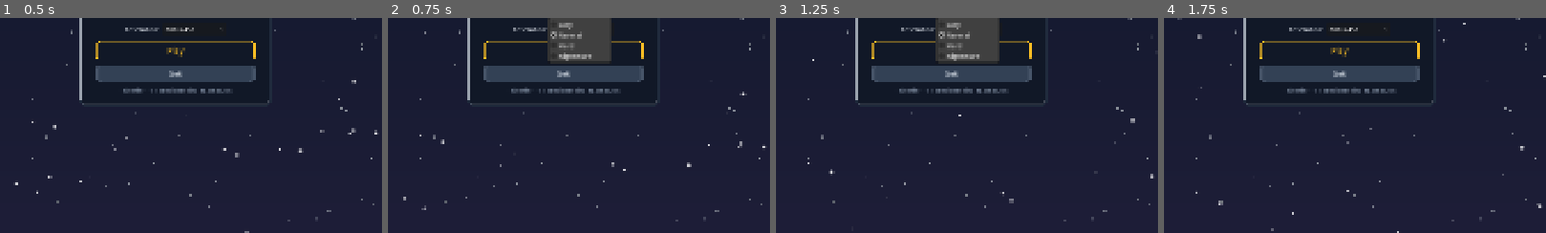
Above: before the commit, frames 1-4 (left to right).
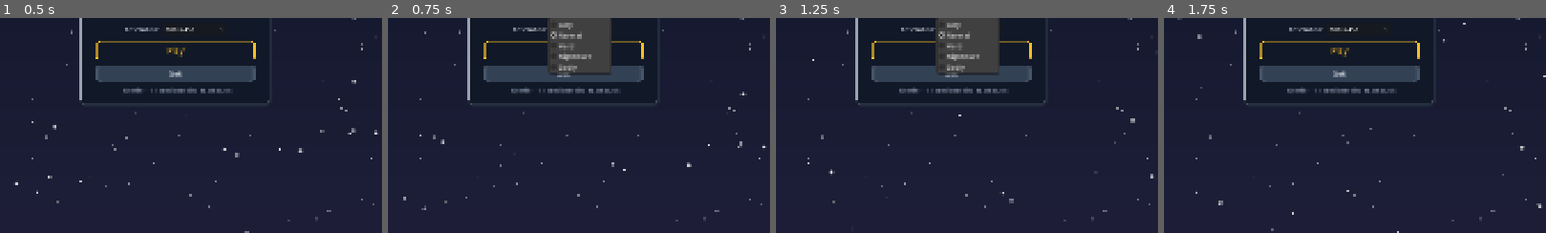
Above: after the commit, the same moments.

Repository: SZaidi00/mine-attack
Game: Godot game, scene res://scenes/ui/main_menu.tscn
The game is run twice, just before and just after one commit, with the same random seed, the same clock (stepped at 60 frames per second) and the same inputs.
Inputs:
- Up to frame 1 (0.5 s): no input
- Up to frame 2 (0.75 s): click "Normal" at 0.5 s
- Up to frame 3 (1.25 s): no input
- Up to frame 4 (1.75 s): click "Normal" at 1.25 s
The pictures show only the part of the screen within x 27-77%, y 50-100%; the shares and areas given below are measured in that part.

Frame 1 is identical in both runs. In frame 2, 0.6% of the frame differs, in the area x 41-59%, y 16-27%; in frame 3, 0.6%; in frame 4, nothing differs.

Commit message:
ai updates

Diff:
--- a/scripts/autoload/constants.gd
+++ b/scripts/autoload/constants.gd
@@ -276,6 +276,11 @@
 const ENEMY_DECISION_INTERVAL: float = 2.0
 const ENEMY_AGGRESSION_INTERVAL: float = 10.0
 const ENEMY_ATTACK_WAVE_INTERVAL: float = 18.0
+# Smart-behavior tuning (gated by the difficulty "smarts" tier — see
+# GameManager.DIFFICULTY_MODIFIERS).
+const ENEMY_HARASS_INTERVAL: float = 20.0  # seconds between miner-raid attempts
+const ENEMY_WOUNDED_HP_RATIO: float = 0.3  # fighters below this HP fraction retreat to heal
+const ENEMY_COUNTERATTACK_DROP: int = 3  # player fighter losses per sample that open a counter-attack window
 
 # ─── AI DIFFICULTY ───
 # The DIFFICULTY_MODIFIERS table lives in game_manager.gd (keyed by
--- a/scripts/autoload/game_manager.gd
+++ b/scripts/autoload/game_manager.gd
@@ -1,21 +1,28 @@
 extends Node
 
 enum Team { PLAYER, ENEMY }
-enum Difficulty { EASY, NORMAL, HARD, NIGHTMARE }
+enum Difficulty { EASY, NORMAL, HARD, NIGHTMARE, GODLY }
 
-# AI difficulty modifiers, keyed by Difficulty. Fair-play rule: multipliers
-# modify rates, never rules — the AI uses identical unit stats and population
-# cap at every difficulty.
+# AI difficulty modifiers, keyed by Difficulty. Fair-play rule (EASY through
+# NIGHTMARE): multipliers modify rates, never rules — the AI uses identical
+# unit stats and population cap. GODLY deliberately abandons fair play: it
+# gets every smart behavior plus openly stacked rates (double income, 40%
+# faster training, near-constant aggression) to win by any means.
 #   coin:          multiplier on AI deposit income.
 #   train_time:    multiplier on AI training durations (lower = faster).
 #   upgrade_speed: multiplier on the AI economy decision rate.
 #   push_ratio / defend_ratio: fighter-count ratios for the aggression level.
 #   retaliation:   chance a damaged AI sieger peels off to fight back.
+#   smarts:        behavior tier (0-3) gating the AI's smart behaviors —
+#                  1: focus-fire defense + wounded retreat,
+#                  2: + counter-attack windows + miner harassment,
+#                  3: + counter-composition army mix.
 const DIFFICULTY_MODIFIERS: Dictionary = {
-	Difficulty.EASY: { "coin": 0.8, "train_time": 1.0, "upgrade_speed": 0.7, "push_ratio": 2.0, "defend_ratio": 0.75, "retaliation": 0.25 },
-	Difficulty.NORMAL: { "coin": 1.0, "train_time": 1.0, "upgrade_speed": 1.0, "push_ratio": 1.5, "defend_ratio": 0.5, "retaliation": 0.5 },
-	Difficulty.HARD: { "coin": 1.2, "train_time": 0.9, "upgrade_speed": 1.2, "push_ratio": 1.3, "defend_ratio": 0.4, "retaliation": 0.7 },
-	Difficulty.NIGHTMARE: { "coin": 1.5, "train_time": 0.8, "upgrade_speed": 1.5, "push_ratio": 1.1, "defend_ratio": 0.25, "retaliation": 0.9 },
+	Difficulty.EASY: { "coin": 0.8, "train_time": 1.0, "upgrade_speed": 0.7, "push_ratio": 2.0, "defend_ratio": 0.75, "retaliation": 0.25, "smarts": 0 },
+	Difficulty.NORMAL: { "coin": 1.0, "train_time": 1.0, "upgrade_speed": 1.0, "push_ratio": 1.5, "defend_ratio": 0.5, "retaliation": 0.5, "smarts": 1 },
+	Difficulty.HARD: { "coin": 1.2, "train_time": 0.9, "upgrade_speed": 1.2, "push_ratio": 1.3, "defend_ratio": 0.4, "retaliation": 0.7, "smarts": 2 },
+	Difficulty.NIGHTMARE: { "coin": 1.5, "train_time": 0.8, "upgrade_speed": 1.5, "push_ratio": 1.1, "defend_ratio": 0.25, "retaliation": 0.9, "smarts": 3 },
+	Difficulty.GODLY: { "coin": 2.0, "train_time": 0.6, "upgrade_speed": 2.0, "push_ratio": 1.0, "defend_ratio": 0.15, "retaliation": 1.0, "smarts": 3 },
 }
 
 const COLOR_PLAYER: Color = Color("#3B82F6")
@@ -113,3 +120,8 @@
 ## Per-hit chance a damaged AI sieger retaliates (see unit._maybe_retaliate).
 func get_ai_retaliation_chance() -> float:
 	return get_difficulty_modifiers().retaliation
+
+
+## AI behavior tier (0-3) gating the smart behaviors in AIController.
+func get_ai_smarts() -> int:
+	return int(get_difficulty_modifiers().smarts)
--- a/scripts/controllers/ai_controller.gd
+++ b/scripts/controllers/ai_controller.gd
@@ -17,6 +17,12 @@
 var _attack_interval: float = _Constants.ENEMY_ATTACK_WAVE_INTERVAL
 var _aggression_tick: float = 0.0
 var _aggression_interval: float = _Constants.ENEMY_AGGRESSION_INTERVAL
+# Smart-behavior ticks (gated by the difficulty "smarts" tier).
+var _tactics_tick: float = 0.0
+var _harass_tick: float = 0.0
+# Player fighter count at the previous aggression sample; a sharp drop opens
+# a counter-attack window (smarts >= 2).
+var _last_player_fighters: int = -1
 
 var _aggression_level: String = "balanced"  # "defend", "balanced", "push"
 
@@ -48,6 +54,18 @@
 	if _aggression_tick >= _aggression_interval:
 		_aggression_tick = 0.0
 		_update_aggression_level()
+
+	var smarts: int = GameManager.get_ai_smarts()
+	if smarts >= 1:
+		_tactics_tick += delta
+		if _tactics_tick >= 1.0:
+			_tactics_tick = 0.0
+			_retreat_wounded()
+	if smarts >= 2:
+		_harass_tick += delta
+		if _harass_tick >= _Constants.ENEMY_HARASS_INTERVAL:
+			_harass_tick = 0.0
+			_run_harassment()
 
 	_defend_building()
 	_apply_aggression_behavior()
@@ -119,9 +137,11 @@
 
 ## Picks the fighter type furthest below its target share of the army that the
 ## budget affords, so the AI trains a combined-arms force per _ARMY_MIX.
+## Smarts tier 3 counter-picks the player's composition (_effective_army_mix).
 func _pick_fighter_to_train(budget: int) -> String:
+	var mix: Dictionary = _effective_army_mix() if GameManager.get_ai_smarts() >= 3 else _ARMY_MIX
 	var counts: Dictionary = {}
-	for unit_id in _ARMY_MIX:
+	for unit_id in mix:
 		counts[unit_id] = 0
 	var total: int = 0
 	for unit in get_tree().get_nodes_in_group(team_name()):
@@ -132,17 +152,45 @@
 				total += 1
 	var best: String = ""
 	var best_deficit: float = 0.0
-	for unit_id in _ARMY_MIX:
+	for unit_id in mix:
 		if _Constants.COSTS[unit_id] > budget:
 			continue
 		# Score against a floor of a 10-unit army so the first picks already
 		# follow the mix instead of training one of each.
-		var desired: float = _ARMY_MIX[unit_id] * maxf(10.0, float(total))
+		var desired: float = mix[unit_id] * maxf(10.0, float(total))
 		var deficit: float = desired - counts[unit_id]
 		if deficit > best_deficit:
 			best_deficit = deficit
 			best = unit_id
 	return best
+
+
+## Army mix for training, counter-picked against the player's composition
+## (smarts tier 3 only): dragons punish an army light on archers/wizards
+## (the only units that can hurt flyers), and ranged units punish a
+## melee-heavy army by kiting it.
+func _effective_army_mix() -> Dictionary:
+	var mix: Dictionary = _ARMY_MIX.duplicate()
+	var player_counts: Dictionary = { "swordsman": 0, "archer": 0, "wizard": 0, "dragon": 0 }
+	var total: int = 0
+	var other_team_name: String = "player" if team == GameManager.Team.ENEMY else "enemy"
+	for unit in get_tree().get_nodes_in_group(other_team_name):
+		if not unit.data.is_fighter or unit._state == Unit.State.DEAD:
+			continue
+		var unit_id: String = unit.data.unit_name.to_lower()
+		if player_counts.has(unit_id):
+			player_counts[unit_id] += 1
+			total += 1
+	if total < 3:
+		return mix  # too early to read a composition
+	var anti_air_share: float = float(player_counts["archer"] + player_counts["wizard"]) / float(total)
+	if anti_air_share < 0.3:
+		mix["dragon"] = _ARMY_MIX["dragon"] * 3.0
+	if float(player_counts["swordsman"]) / float(total) > 0.5:
+		mix["swordsman"] = _ARMY_MIX["swordsman"] - 0.15
+		mix["archer"] = _ARMY_MIX["archer"] + 0.1
+		mix["wizard"] = _ARMY_MIX["wizard"] + 0.05
+	return mix
 
 
 ## Next research to buy, by priority: sonar first (revealed ore shortens
@@ -216,8 +264,9 @@
 ## Group attack: the army holds at home until it reaches critical mass
 ## (_wave_threshold), then everyone free moves out together. Launching
 ## stragglers the moment they spawned is what made the old AI feed one
-## swordsman at a time.
-func _launch_wave_if_ready() -> void:
+## swordsman at a time. threshold_override replaces the computed threshold
+## (used by the counter-attack window to strike with whatever is gathered).
+func _launch_wave_if_ready(threshold_override: int = -1) -> void:
 	var target: Node2D = _get_enemy_building()
 	if target == null:
 		return
@@ -231,7 +280,8 @@
 		# free surface fighters get the wave order.
 		if (unit._state == Unit.State.IDLE or unit._state == Unit.State.MOVE) and not unit.is_underground:
 			free_fighters.append(unit)
-	if total < _wave_threshold(target):
+	var threshold: int = threshold_override if threshold_override >= 0 else _wave_threshold(target)
+	if total < threshold:
 		return
 	for unit in free_fighters:
 		unit.attack_building(target)
@@ -262,11 +312,57 @@
 		if not unit.data.is_fighter:
 			continue
 		if unit._state == Unit.State.IDLE or unit._state == Unit.State.MOVE:
-			# Each defender picks its own nearest threat so the defense spreads
-			# damage instead of overkill-focusing a single intruder.
-			var threat: Unit = _nearest_enemy_unit(unit.global_position, 500)
+			var threat: Unit = _pick_defense_target(unit)
 			if threat != null:
 				unit.attack_unit(threat)
+
+
+## Which intruder a defender engages. Smarts tier 0 keeps the legacy behavior
+## (each defender picks its own nearest threat so the defense spreads damage).
+## Tier 1+ scores by hp_fraction * 1000 + distance and takes the minimum, so
+## the defense focuses fire to finish wounded enemies first, with distance as
+## the tiebreak to still spread across multiple intruders.
+func _pick_defense_target(defender: Unit) -> Unit:
+	if GameManager.get_ai_smarts() < 1:
+		return _nearest_enemy_unit(defender.global_position, 500)
+	var best: Unit = null
+	var best_score: float = INF
+	var other_team_name: String = "player" if team == GameManager.Team.ENEMY else "enemy"
+	for unit in get_tree().get_nodes_in_group(other_team_name):
+		if unit._state == Unit.State.DEAD:
+			continue
+		var d: float = unit.global_position.distance_to(defender.global_position)
+		if d > 500.0:
+			continue
+		var hp_fraction: float = float(unit.hp) / maxf(1.0, float(unit.data.max_hp))
+		var score: float = hp_fraction * 1000.0 + d
+		if score < best_score:
+			best_score = score
+			best = unit
+	return best
+
+
+## Smarts tier 1+: pull fighters under ENEMY_WOUNDED_HP_RATIO back to the base
+## so out-of-combat regen (unit.gd) heals them instead of feeding them into
+## losing fights. Never retreats while the base itself is under attack (the
+## defense needs every body), and leaves units already near home alone.
+## Healed fighters go IDLE at base and are swept into the next wave/defense.
+func _retreat_wounded() -> void:
+	if GameManager.get_ai_smarts() < 1:
+		return
+	var building: Node2D = _get_building()
+	if building == null:
+		return
+	if _nearest_enemy_unit(building.global_position, 450) != null:
+		return  # base under attack: hold the line, no retreats
+	for unit in get_tree().get_nodes_in_group(team_name()):
+		if not unit.data.is_fighter or unit._state == Unit.State.DEAD:
+			continue
+		if unit.hp >= int(float(unit.data.max_hp) * _Constants.ENEMY_WOUNDED_HP_RATIO):
+			continue
+		if unit.global_position.distance_to(building.global_position) <= 400.0:
+			continue  # already home (or close enough to heal in safety)
+		unit.garrison_home()
 
 
 func _update_aggression_level() -> void:
@@ -292,6 +388,15 @@
 		_aggression_level = "defend"
 	else:
 		_aggression_level = "balanced"
+
+	# Counter-attack window (smarts tier 2+): if the enemy just lost several
+	# fighters since the last sample, strike immediately with whatever is
+	# gathered instead of waiting out the wave timer — the enemy is at its
+	# weakest right after losing a fight.
+	if GameManager.get_ai_smarts() >= 2 and _last_player_fighters >= 0:
+		if _last_player_fighters - their_fighters >= _Constants.ENEMY_COUNTERATTACK_DROP:
+			_launch_wave_if_ready(4)
+	_last_player_fighters = their_fighters
 
 
 func _apply_aggression_behavior() -> void:
@@ -314,6 +419,49 @@
 					continue
 				if unit.global_position.distance_to(building.global_position) > 450.0:
 					unit.garrison_home()
+
+
+## Smarts tier 2+: send up to 2 free fighters to kill enemy miners caught on
+## the surface (combat can't cross layers, so only deposit-trip miners are
+## valid targets). Raiding the economy forces the enemy to defend instead of
+## turtling safely underground. Never runs while defending, and never strips
+## the wave below critical mass. Raiders in ATTACK are ignored by the wave and
+## defense logic (both only command IDLE/MOVE units); when their target dies
+## they go IDLE and are re-swept naturally.
+func _run_harassment() -> void:
+	if GameManager.get_ai_smarts() < 2:
+		return
+	if _aggression_level == "defend":
+		return
+	var target_building: Node2D = _get_enemy_building()
+	if target_building == null:
+		return
+	var free_fighters: Array = []
+	var total: int = 0
+	for unit in get_tree().get_nodes_in_group(team_name()):
+		if not unit.data.is_fighter or unit._state == Unit.State.DEAD:
+			continue
+		total += 1
+		if (unit._state == Unit.State.IDLE or unit._state == Unit.State.MOVE) and not unit.is_underground:
+			free_fighters.append(unit)
+	if total < _wave_threshold(target_building) + 2:
+		return
+	# Exposed enemy miners, nearest to our base first (shortest raid trip).
+	var building: Node2D = _get_building()
+	if building == null:
+		return
+	var other_team_name: String = "player" if team == GameManager.Team.ENEMY else "enemy"
+	var exposed_miners: Array = []
+	for unit in get_tree().get_nodes_in_group(other_team_name):
+		if unit.data.is_miner and unit._state != Unit.State.DEAD and not unit.is_underground:
+			exposed_miners.append(unit)
+	if exposed_miners.is_empty():
+		return
+	exposed_miners.sort_custom(func(a: Unit, b: Unit) -> bool:
+		return a.global_position.distance_squared_to(building.global_position) \
+			< b.global_position.distance_squared_to(building.global_position))
+	for i in range(mini(2, free_fighters.size())):
+		(free_fighters[i] as Unit).attack_unit(exposed_miners.front())
 
 
 func _attempt_wall_breach() -> void:
--- /dev/null
+++ b/tests/test_ai_smarts.gd
@@ -0,0 +1,231 @@
+extends GutTest
+
+# AI smarts: the difficulty "smarts" tier gates behavior quality (rates stay
+# fair-play below GODLY). Tier 1 = focus-fire defense + wounded retreat,
+# tier 2 = + counter-attack windows + miner harassment, tier 3 = +
+# counter-composition army mix. GODLY gets everything plus stacked rates.
+
+const PLAYER: int = 0
+const ENEMY: int = 1
+
+var _main: Node
+var _units: Node
+var _ai: Node
+
+
+func before_all() -> void:
+	# Deterministic map: Constants.DEBUG is off (so GridWorld doesn't seed
+	# itself), but the tests assert against specific layouts.
+	seed(12345)
+	_main = load("res://scenes/main.tscn").instantiate()
+	get_tree().root.add_child(_main)
+	get_tree().current_scene = _main
+	_units = _main.get_node("Units")
+	_ai = _main.get_node("AIController")
+
+
+func after_all() -> void:
+	# Free immediately, not queue_free(): a queued free could still be pending
+	# when the next test script instantiates its own main.tscn and every
+	# hard-coded /root/Main lookup would break.
+	_main.free()
+
+
+func before_each() -> void:
+	EconomyManager.reset()
+	ResearchManager.reset()
+
+
+func after_each() -> void:
+	# GameManager is an autoload: never leak a difficulty choice into the
+	# next test script.
+	GameManager.set_difficulty(GameManager.Difficulty.NORMAL)
+
+
+func _spawn_unit(tres_path: String, team: int, pos: Vector2) -> Node2D:
+	var unit: Node2D = load("res://scenes/unit.tscn").instantiate()
+	unit.set("data", load(tres_path).duplicate(true))
+	unit.set("team", team)
+	unit.position = pos
+	_units.add_child(unit)
+	autofree(unit)
+	return unit
+
+
+func _spawn_fighter(team: int, pos: Vector2) -> Node2D:
+	return _spawn_unit("res://scripts/resources/units/swordsman.tres", team, pos)
+
+
+func _building_for(team: int) -> Node2D:
+	for b in get_tree().get_nodes_in_group("buildings"):
+		if b.get("team") == team:
+			return b
+	return null
+
+
+# ─── Focus-fire defense (smarts >= 1) ───
+
+func test_defense_easy_picks_nearest_threat() -> void:
+	GameManager.set_difficulty(GameManager.Difficulty.EASY)
+	var defender: Node2D = _spawn_fighter(ENEMY, Vector2(700, 16))
+	var near_full: Node2D = _spawn_fighter(PLAYER, Vector2(640, 16))
+	var far_wounded: Node2D = _spawn_fighter(PLAYER, Vector2(400, 16))
+	far_wounded.hp = int(far_wounded.data.max_hp * 0.1)
+	_ai._defend_building()
+	assert_eq(defender.get("_target_unit"), near_full, "tier 0 defense must pick the nearest threat")
+
+
+func test_defense_normal_focuses_wounded_threat() -> void:
+	GameManager.set_difficulty(GameManager.Difficulty.NORMAL)
+	var defender: Node2D = _spawn_fighter(ENEMY, Vector2(700, 16))
+	_spawn_fighter(PLAYER, Vector2(640, 16))  # nearer, but full HP
+	var far_wounded: Node2D = _spawn_fighter(PLAYER, Vector2(400, 16))
+	far_wounded.hp = int(far_wounded.data.max_hp * 0.1)
+	_ai._defend_building()
+	assert_eq(defender.get("_target_unit"), far_wounded, "tier 1+ defense must focus-fire the wounded intruder")
+
+
+# ─── Wounded retreat (smarts >= 1) ───
+
+func test_wounded_fighter_retreats_when_base_safe() -> void:
+	GameManager.set_difficulty(GameManager.Difficulty.NORMAL)
+	var fighter: Node2D = _spawn_fighter(ENEMY, Vector2(0, 16))  # 960px from home
+	fighter.hp = int(fighter.data.max_hp * 0.2)
+	_ai._retreat_wounded()
+	assert_eq(fighter._state, Unit.State.MOVE, "wounded fighter must be ordered home")
+	var building: Node2D = _building_for(ENEMY)
+	assert_lt(fighter.get("_post_point").distance_to(building.global_position), 400.0,
+		"retreat must set the standing point at the home base")
+
+
+func test_wounded_fighter_holds_when_base_under_attack() -> void:
+	GameManager.set_difficulty(GameManager.Difficulty.NORMAL)
+	var fighter: Node2D = _spawn_fighter(ENEMY, Vector2(0, 16))
+	fighter.hp = int(fighter.data.max_hp * 0.2)
+	_spawn_fighter(PLAYER, Vector2(700, 16))  # intruder next to the enemy base
+	_ai._retreat_wounded()
+	assert_eq(fighter._state, Unit.State.IDLE, "no retreats while the base needs every defender")
+
+
+func test_wounded_retreat_skipped_on_easy() -> void:
+	GameManager.set_difficulty(GameManager.Difficulty.EASY)
+	var fighter: Node2D = _spawn_fighter(ENEMY, Vector2(0, 16))
+	fighter.hp = int(fighter.data.max_hp * 0.2)
+	_ai._retreat_wounded()
+	assert_eq(fighter._state, Unit.State.IDLE, "tier 0 never retreats")
+
+
+# ─── Miner harassment (smarts >= 2) ───
+
+func test_harassment_raids_exposed_surface_miners() -> void:
+	GameManager.set_difficulty(GameManager.Difficulty.HARD)
+	_ai._aggression_level = "balanced"  # wave threshold 7, raid needs 9 fighters
+	var raiders: Array = []
+	for i in range(9):
+		raiders.append(_spawn_fighter(ENEMY, Vector2(700 + i * 8, 16)))
+	var miner: Node2D = _spawn_unit("res://scripts/resources/units/miner.tres", PLAYER, Vector2(600, 16))
+	_ai._run_harassment()
+	var hunting: int = 0
+	for r in raiders:
+		if r.get("_target_unit") == miner:
+			hunting += 1
+	assert_eq(hunting, 2, "two raiders must be sent after the exposed miner")
+
+
+func test_harassment_skipped_on_easy() -> void:
+	GameManager.set_difficulty(GameManager.Difficulty.EASY)
+	_ai._aggression_level = "balanced"
+	for i in range(9):
+		_spawn_fighter(ENEMY, Vector2(700 + i * 8, 16))
+	_spawn_unit("res://scripts/resources/units/miner.tres", PLAYER, Vector2(600, 16))
+	_ai._run_harassment()
+	for unit in get_tree().get_nodes_in_group("enemy"):
+		if unit.data.is_fighter:
+			assert_null(unit.get("_target_unit"), "tier 0/1 never raids the economy")
+
+
+func test_harassment_ignores_underground_miners() -> void:
+	GameManager.set_difficulty(GameManager.Difficulty.HARD)
+	_ai._aggression_level = "balanced"
+	for i in range(9):
+		_spawn_fighter(ENEMY, Vector2(700 + i * 8, 16))
+	var miner: Node2D = _spawn_unit("res://scripts/resources/units/miner.tres", PLAYER, Vector2(600, 16))
+	miner.is_underground = true
+	_ai._run_harassment()
+	for unit in get_tree().get_nodes_in_group("enemy"):
+		if unit.data.is_fighter:
+			# Other surface miners (e.g. the starting crew) may legitimately be
+			# raided — the assertion is that the underground one never is.
+			assert_ne(unit.get("_target_unit"), miner, "combat cannot cross layers — underground miners are safe from raids")
+
+
+# ─── Counter-attack window (smarts >= 2) ───
+
+func test_counterattack_launches_after_enemy_losses() -> void:
+	GameManager.set_difficulty(GameManager.Difficulty.HARD)
+	var fighters: Array = []
+	for i in range(5):
+		fighters.append(_spawn_fighter(ENEMY, Vector2(700 + i * 8, 16)))
+	for i in range(5):
+		_spawn_fighter(PLAYER, Vector2(-600 - i * 8, 16))
+	# The previous sample saw 8 player fighters; now 5 -> drop of 3 opens the
+	# window, launching with override threshold 4 (below the balanced 7).
+	_ai._last_player_fighters = 8
+	_ai._update_aggression_level()
+	var player_building: Node2D = _building_for(PLAYER)
+	for f in fighters:
+		assert_eq(f.get("_target_building"), player_building, "a sharp enemy loss must trigger an immediate counter-attack")
+
+
+func test_no_counterattack_without_losses() -> void:
+	GameManager.set_difficulty(GameManager.Difficulty.HARD)
+	var fighters: Array = []
+	for i in range(5):
+		fighters.append(_spawn_fighter(ENEMY, Vector2(700 + i * 8, 16)))
+	for i in range(5):
+		_spawn_fighter(PLAYER, Vector2(-600 - i * 8, 16))
+	_ai._last_player_fighters = 5  # no drop since the last sample
+	_ai._update_aggression_level()
+	for f in fighters:
+		assert_null(f.get("_target_building"), "no losses, no counter-attack — the wave keeps gathering")
+
+
+# ─── Counter-composition army mix (smarts >= 3) ───
+
+func test_counter_mix_punishes_missing_anti_air() -> void:
+	GameManager.set_difficulty(GameManager.Difficulty.NIGHTMARE)
+	for i in range(4):
+		_spawn_fighter(PLAYER, Vector2(-600 - i * 8, 16))  # all melee, zero anti-air
+	var mix: Dictionary = _ai._effective_army_mix()
+	assert_gt(mix["dragon"], _ai._ARMY_MIX["dragon"], "no player anti-air must spike the dragon share")
+	assert_lt(mix["swordsman"], _ai._ARMY_MIX["swordsman"], "a melee-heavy player army must shift the mix toward ranged")
+
+
+func test_counter_mix_default_against_anti_air() -> void:
+	GameManager.set_difficulty(GameManager.Difficulty.NIGHTMARE)
+	_spawn_fighter(PLAYER, Vector2(-600, 16))
+	_spawn_unit("res://scripts/resources/units/archer.tres", PLAYER, Vector2(-610, 16))
+	_spawn_unit("res://scripts/resources/units/archer.tres", PLAYER, Vector2(-620, 16))
+	_spawn_unit("res://scripts/resources/units/wizard.tres", PLAYER, Vector2(-630, 16))
+	var mix: Dictionary = _ai._effective_army_mix()
+	assert_eq(mix, _ai._ARMY_MIX, "a balanced player army with anti-air gets the default mix")
+
+
+func test_counter_mix_ignored_below_nightmare() -> void:
+	GameManager.set_difficulty(GameManager.Difficulty.HARD)
+	for i in range(4):
+		_spawn_fighter(PLAYER, Vector2(-600 - i * 8, 16))
+	# _pick_fighter_to_train only counter-picks at tier 3; the mix helper is
+	# still callable, but the trainer must use the base mix at tier 2.
+	var first: String = _ai._pick_fighter_to_train(1000)
+	assert_eq(first, "swordsman", "tier 2 training must follow the base mix, not the counter-pick")
+
+
+# ─── Godly difficulty ───
+
+func test_godly_breaks_fair_play_and_gets_every_behavior() -> void:
+	GameManager.set_difficulty(GameManager.Difficulty.GODLY)
+	assert_eq(GameManager.get_ai_smarts(), 3, "godly gets every smart behavior")
+	assert_gt(GameManager.get_ai_coin_multiplier(), 1.5, "godly income exceeds nightmare")
+	assert_lt(GameManager.get_ai_train_time_multiplier(), 0.8, "godly trains faster than nightmare")
+	assert_eq(GameManager.get_ai_retaliation_chance(), 1.0, "godly always retaliates")
Not shown, added: tests/test_ai_smarts.gd.uid
Not shown, changed: AGENTS.md
